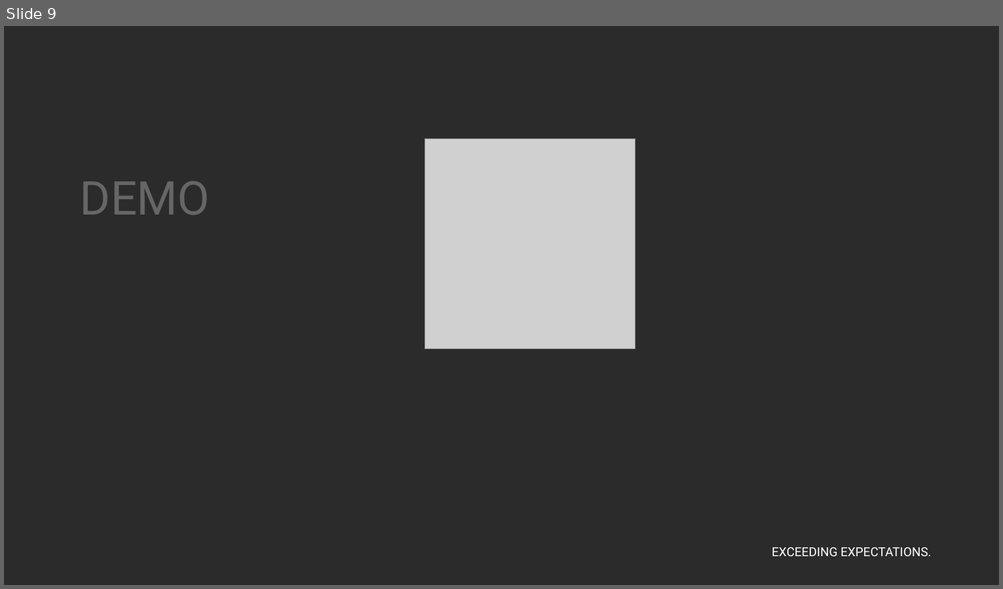
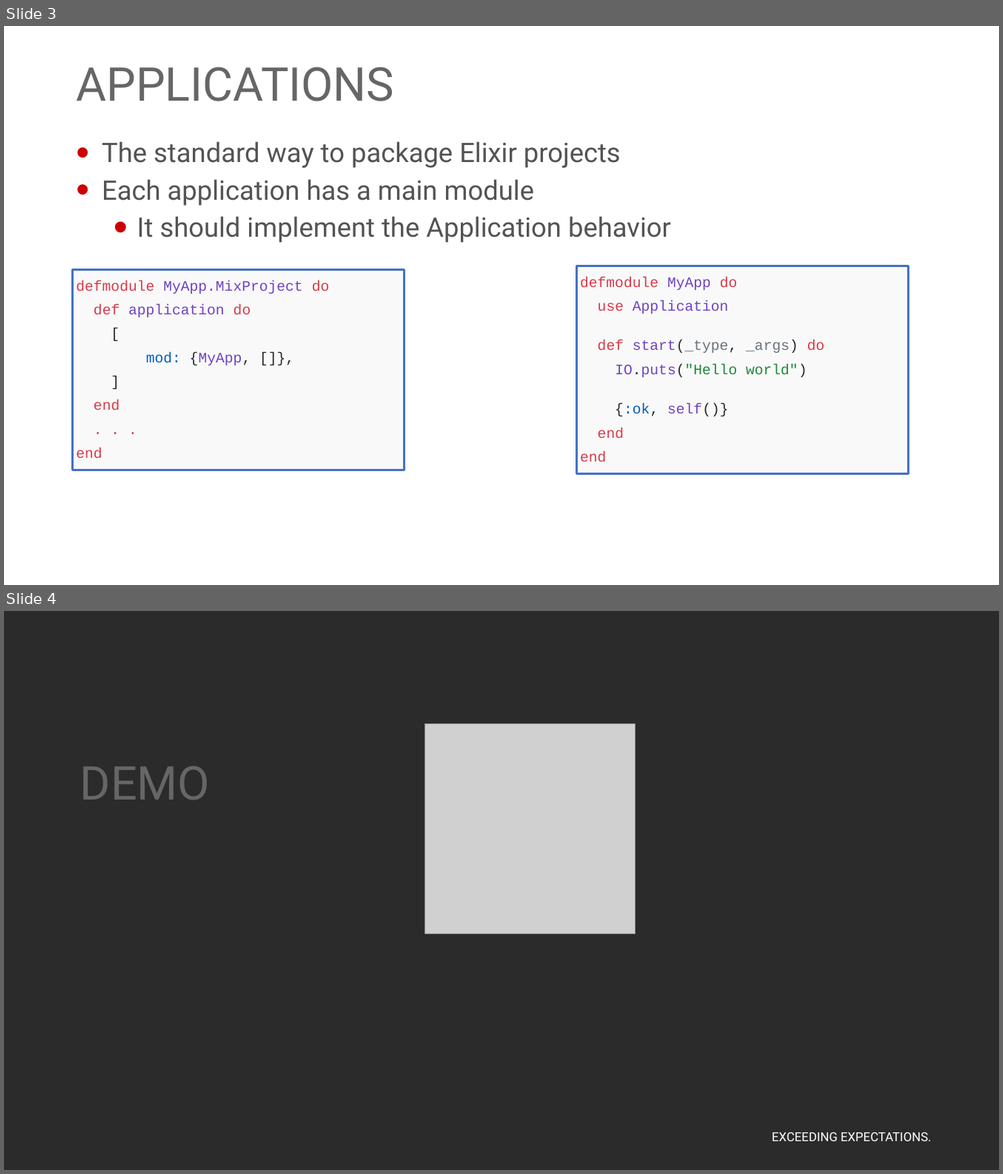
Before and after one commit to georgiyolovski/elixir-workshop, a slide deck: day3/Elixir - Day 3.pptx. Shown one above the other, each under a label of ours: slide 9 before the commit, slides 3 and 4 after it. The pictures are 1003x589 and 1003x1174 pixels, drawn with LibreOffice and Linux fonts; fonts in the diff are those of the drawing; grey boxes stand for pictures; background and template pictures are left out; a plain dark background stands for a picture behind light text. Boxes give left, top, right and bottom in pixels: in the first picture for what was removed or moved away, otherwise in the second. Text is boxed around its words. In the diff, an @@ line names an element or a change of style, - is before the commit and + after.

```diff
--- a/day3/Elixir - Day 3.pptx
+++ b/day3/Elixir - Day 3.pptx
@@ slide 3 added at (4, 26, 999, 585), background #FFFFFF; not listed: 1 template element that a slide beside it also shows @@
@@ title added at (76, 67, 394, 101), 45 pt, text #666666 @@
+APPLICATIONS
@@ text added at (102, 141, 671, 243), 26 pt, text #535353 @@
+• The standard way to package Elixir projects
+• Each application has a main module
+  • It should implement the Application behavior
@@ rectangle added at (576, 266, 908, 474), fill #F9F9F9, outline #4472C4 2 pt, 14 pt, text #6F42C1 @@
+defmodule MyApp do
+use Application
+def start(_type, _args) do
+IO.puts("Hello world")
+{:ok, self()}
+end
+end
@@ rectangle added at (73, 270, 404, 471), fill #F9F9F9, outline #4472C4 2 pt, 14 pt, text #6F42C1 @@
+defmodule MyApp.MixProject do
+def application do
+[
+mod: {MyApp, []},
+]
+end
+. . .
+end
@@ what was slide 9 is now slide 4 @@
```
Also in this commit, not shown: 3 slides changed, 2 other slides added, 1 other file.
